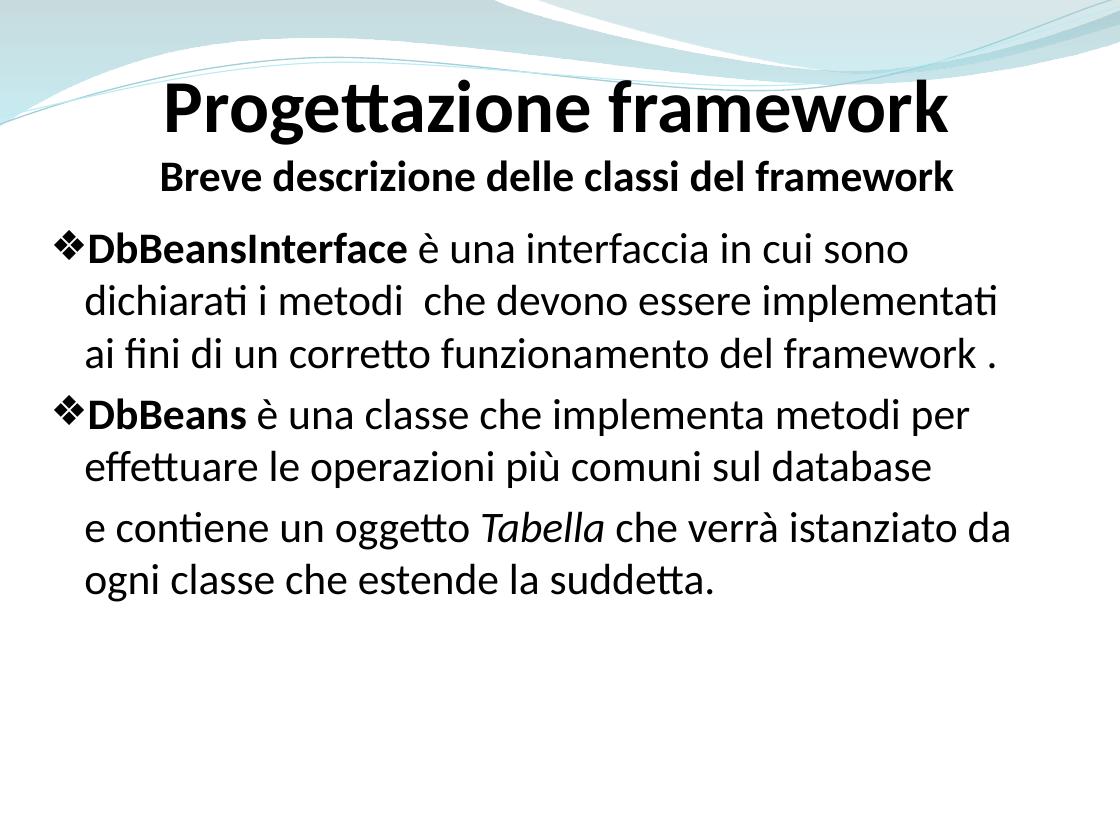
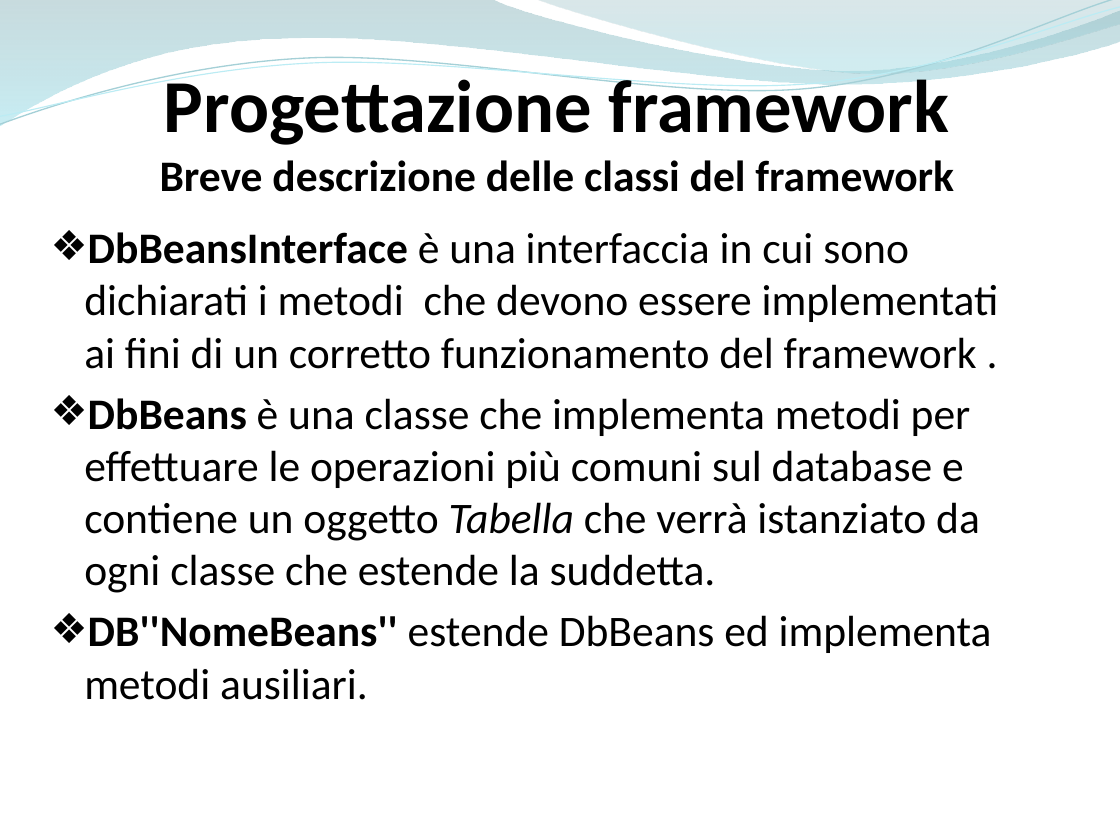
Before and after one commit to ammirate/at-silo, a slide deck: slide 66 of Presentazione/Atsilo1/[BOZZA] Atsilo_A_PresentazioneFinale copia.pptx. Drawn at 1120x840 pixels with LibreOffice and Linux fonts; fonts in the diff are those of the drawing. Boxes give left, top, right and bottom in pixels: in the first picture for what was removed or moved away, otherwise in the second. Text is boxed around its words. In the diff, an @@ line names an element or a change of style, - is before the commit and + after.

```diff
--- a/Presentazione/Atsilo1/[BOZZA] Atsilo_A_PresentazioneFinale copia.pptx
+++ b/Presentazione/Atsilo1/[BOZZA] Atsilo_A_PresentazioneFinale copia.pptx
@@ text at <box>84,398,992,700</box>: text changed @@
-❖ DbBeans è una classe che implementa metodi per effettuare le operazioni più comuni sul database
-e contiene un oggetto Tabella che verrà istanziato da ogni classe che estende la suddetta.
+❖ DbBeans è una classe che implementa metodi per effettuare le operazioni più comuni sul database e contiene un oggetto Tabella che verrà istanziato da ogni classe che estende la suddetta.
+❖ DB''NomeBeans'' estende DbBeans ed implementa metodi ausiliari.
```
Also in this commit, not shown: 5 other slides changed, 1 slide removed.
